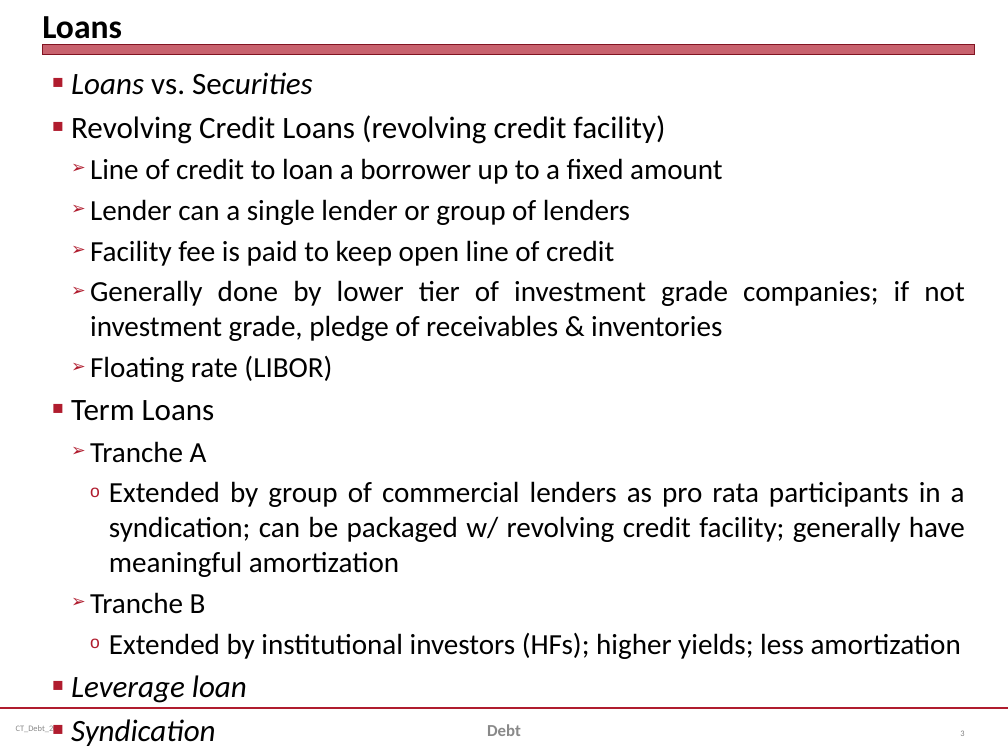
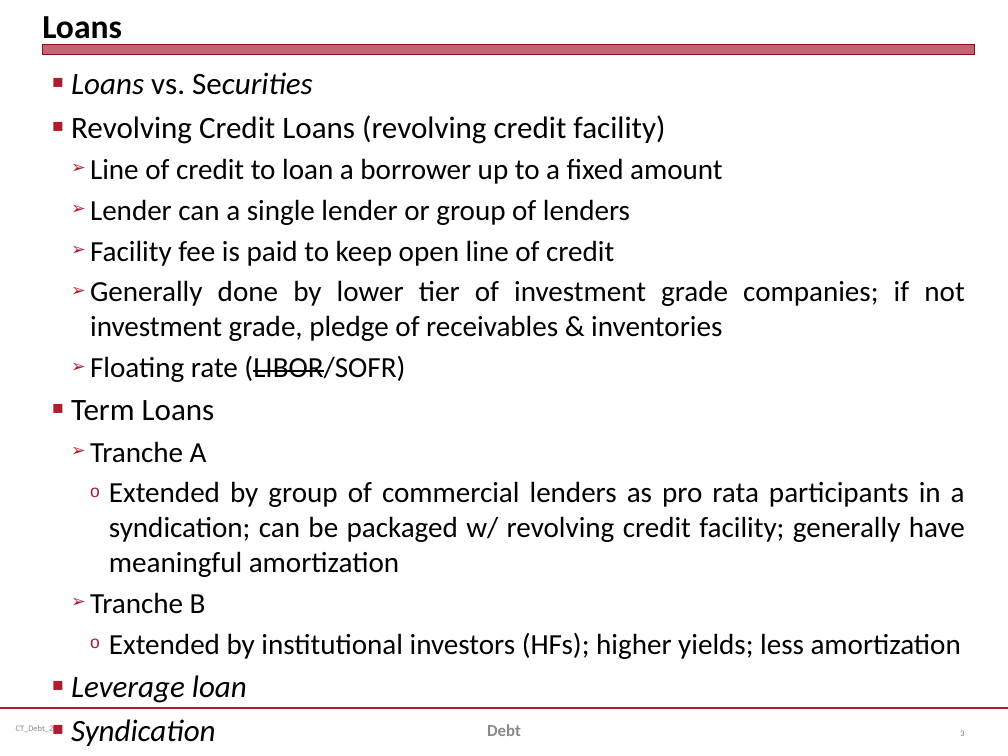
Before and after one commit to jmc877/Corporate-Finance, a slide deck: slide 3 of slides/CF_Debt_20.pptx. Drawn at 1008x756 pixels with LibreOffice and Linux fonts; fonts in the diff are those of the drawing. Boxes give left, top, right and bottom in pixels: in the first picture for what was removed or moved away, otherwise in the second. Text is boxed around its words. In the diff, an @@ line names an element or a change of style, - is before the commit and + after.

```diff
--- a/slides/CF_Debt_20.pptx
+++ b/slides/CF_Debt_20.pptx
@@ text at <box>90,356,405,382</box>: text changed @@
-  ➢ Floating rate (LIBOR)
+  ➢ Floating rate (LIBOR/SOFR)
```
Also in this commit, not shown: 4 other files.
